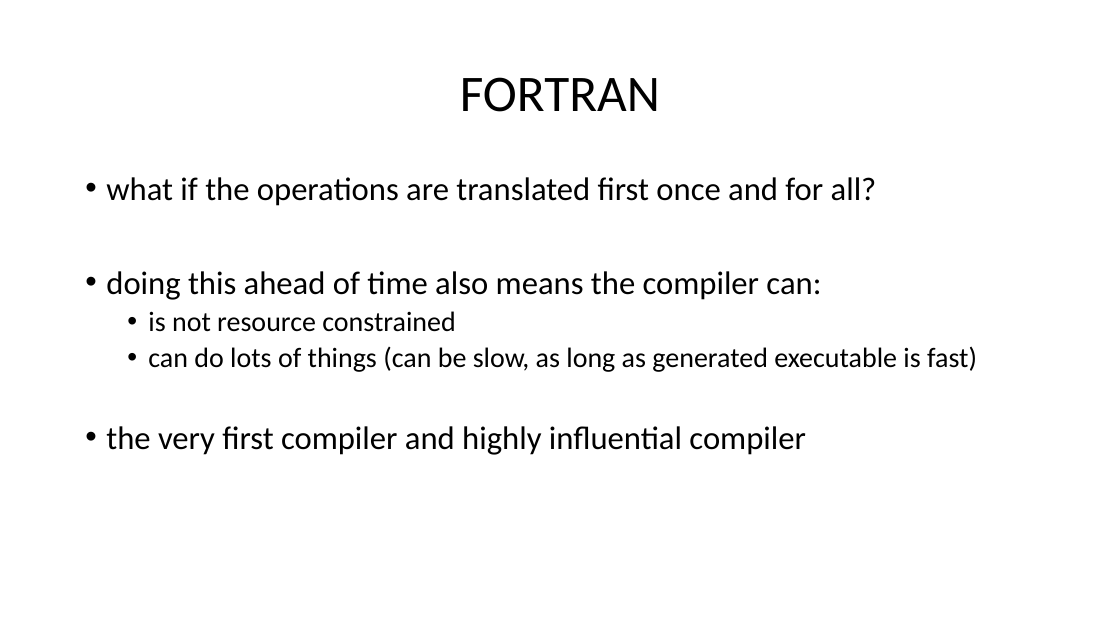
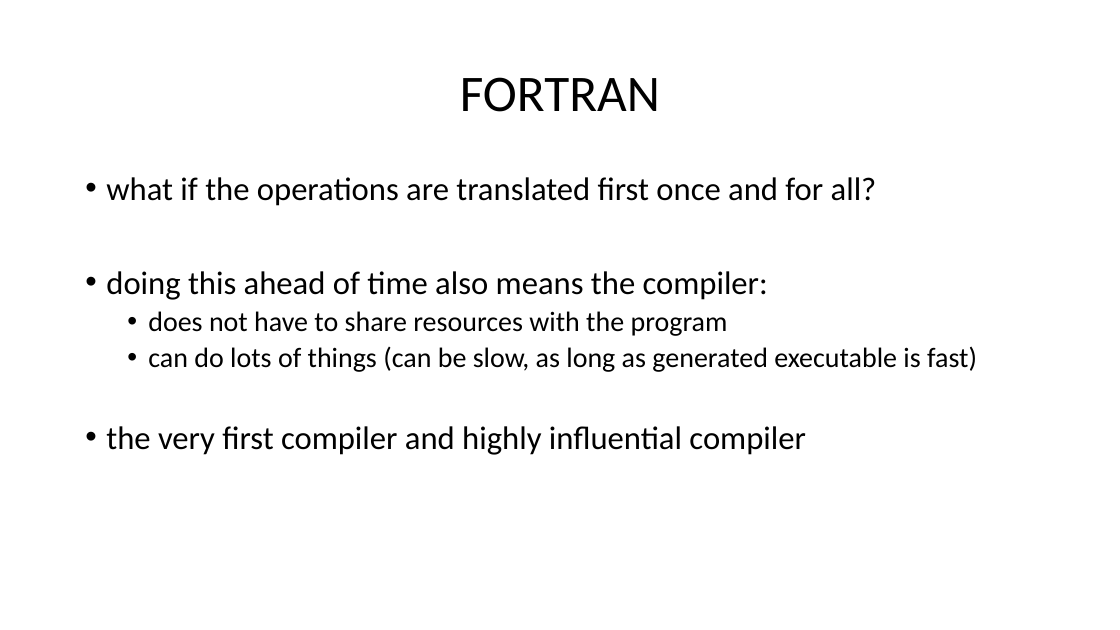
Before and after one commit to ganoliz/NI-GEN, a slide deck: slide 24 of media/NI-GEN-1.pptx. Drawn at 1120x630 pixels with LibreOffice and Linux fonts; fonts in the diff are those of the drawing. Boxes give left, top, right and bottom in pixels: in the first picture for what was removed or moved away, otherwise in the second. Text is boxed around its words. In the diff, an @@ line names an element or a change of style, - is before the commit and + after.

```diff
--- a/media/NI-GEN-1.pptx
+++ b/media/NI-GEN-1.pptx
@@ text at (106, 271, 768, 336): text changed @@
-• doing this ahead of time also means the compiler can:
-  • is not resource constrained
+• doing this ahead of time also means the compiler:
+  • does not have to share resources with the program
```
Also in this commit, not shown: 3 other slides changed, 1 slide removed, 5 other files.
